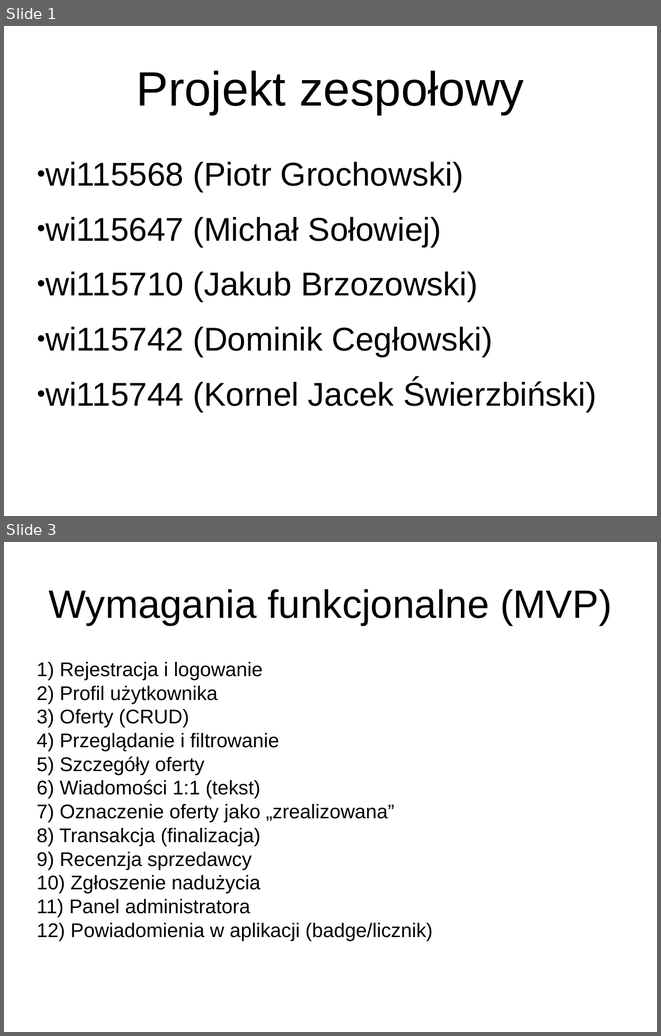
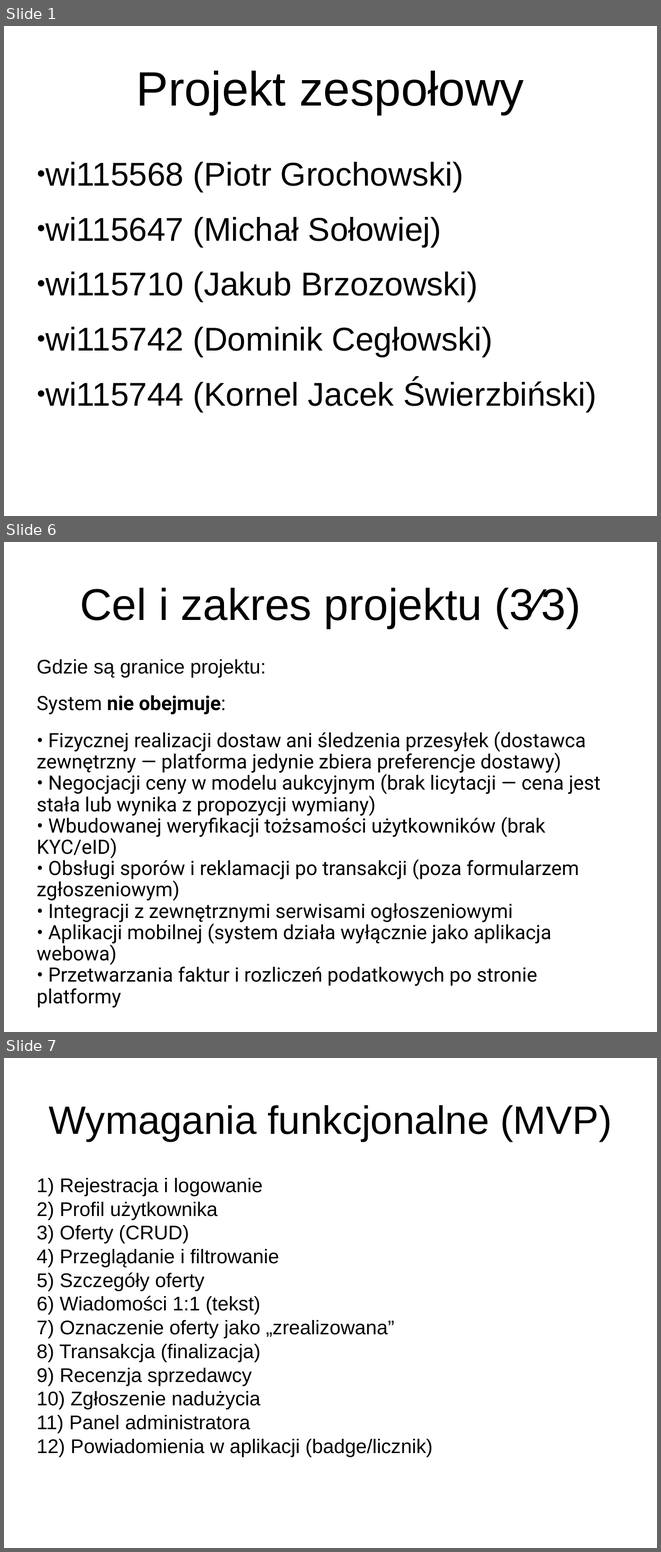
Before and after one commit to Majkul/Projekt_Zespolowy, a slide deck: ProjektZespolowyGr3/Presentation/TH2025GR3.pptx. Shown one above the other, each under a label of ours: slides 1 and 3 before the commit, slides 1, 6 and 7 after it; the slides between them are not shown. The pictures are 661x1036 and 661x1552 pixels, drawn with LibreOffice and Linux fonts; fonts in the diff are those of the drawing. Boxes give left, top, right and bottom in pixels: in the first picture for what was removed or moved away, otherwise in the second. Text is boxed around its words. In the diff, an @@ line names an element or a change of style, - is before the commit and + after.

```diff
--- a/ProjektZespolowyGr3/Presentation/TH2025GR3.pptx
+++ b/ProjektZespolowyGr3/Presentation/TH2025GR3.pptx
@@ slide 6 added at bbox=[4, 542, 657, 1032], background #FFFFFF @@
@@ title added at bbox=[80, 588, 581, 628], 54 pt, text #000000 @@
+Cel i zakres projektu (3⁄3)
@@ text added at bbox=[37, 659, 601, 1007], 24 pt, text #000000 @@
+Gdzie są granice projektu:
+System nie obejmuje:
+• Fizycznej realizacji dostaw ani śledzenia przesyłek (dostawca zewnętrzny — platforma jedynie zbiera preferencje dostawy)
+• Negocjacji ceny w modelu aukcyjnym (brak licytacji — cena jest stała lub wynika z propozycji wymiany)
+• Wbudowanej weryfikacji tożsamości użytkowników (brak KYC/eID)
+• Obsługi sporów i reklamacji po transakcji (poza formularzem zgłoszeniowym)
+• Integracji z zewnętrznymi serwisami ogłoszeniowymi
+• Aplikacji mobilnej (system działa wyłącznie jako aplikacja webowa)
+• Przetwarzania faktur i rozliczeń podatkowych po stronie platformy
@@ what was slide 3 is now slide 7 @@
```
Also in this commit, not shown: 1 slide changed, 61 other slides added.
